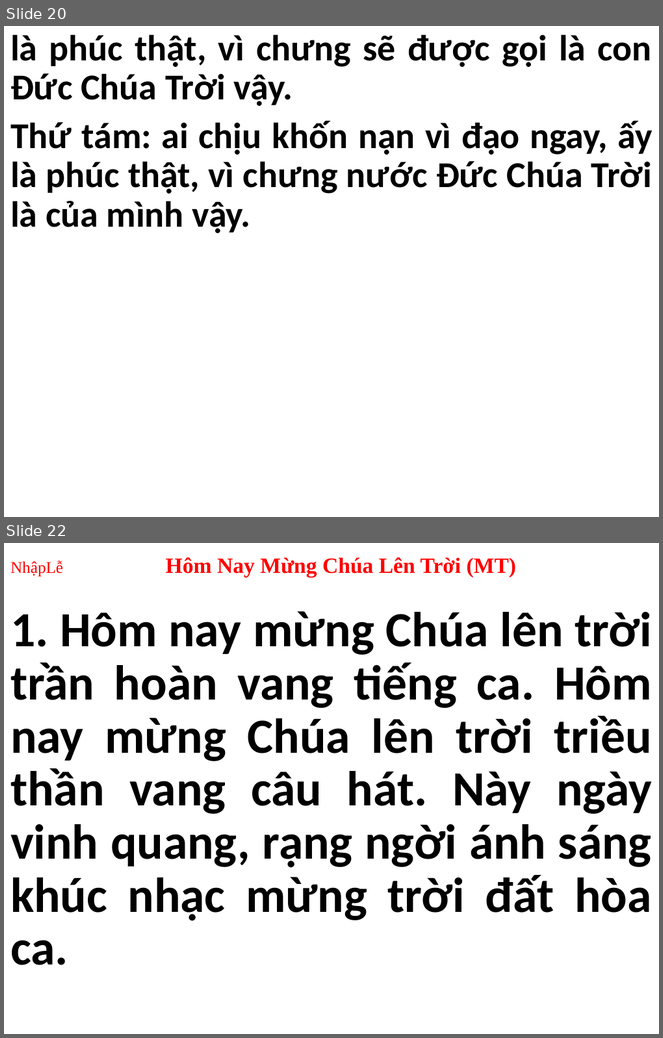
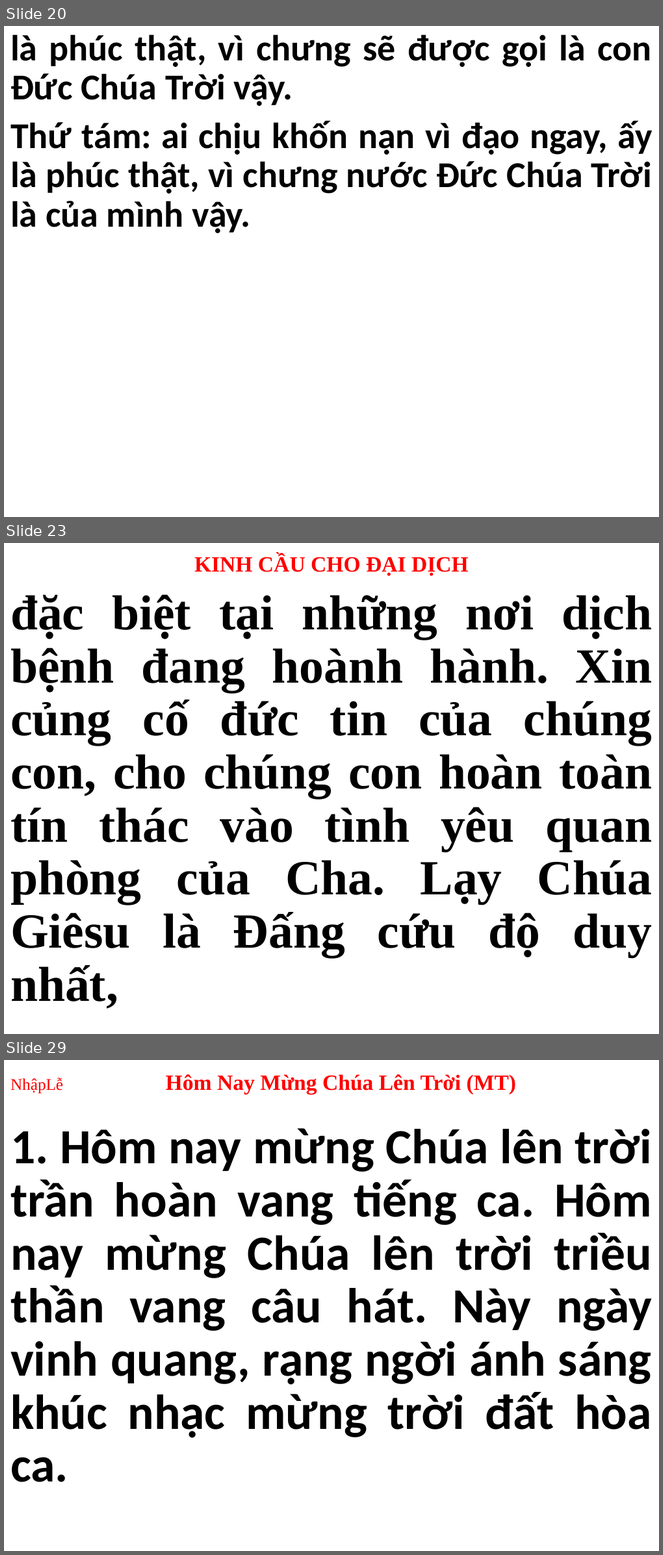
Before and after one commit to webfullstack99/usb-songs, a slide deck: CN.pptx. Shown one above the other, each under a label of ours: slides 20 and 22 before the commit, slides 20, 23 and 29 after it; the slides between them are not shown. The pictures are 663x1038 and 663x1555 pixels, drawn with LibreOffice and Linux fonts; fonts in the diff are those of the drawing. Boxes give left, top, right and bottom in pixels: in the first picture for what was removed or moved away, otherwise in the second. Text is boxed around its words. In the diff, an @@ line names an element or a change of style, - is before the commit and + after.

```diff
--- a/CN.pptx
+++ b/CN.pptx
@@ slide 23 added at (4, 543, 659, 1034), background #FFFFFF @@
@@ title added at (194, 554, 469, 575), 24 pt, text #FF0000, bold @@
+KINH CẦU CHO ĐẠI DỊCH
@@ subtitle added at (10, 594, 653, 1009), 54 pt, text #000000, bold @@
+đặc biệt tại những nơi dịch bệnh đang hoành hành. Xin củng cố đức tin của chúng con, cho chúng con hoàn toàn tín thác vào tình yêu quan phòng của Cha. Lạy Chúa Giêsu là Đấng cứu độ duy nhất,
@@ what was slide 22 is now slide 29 @@
```
Also in this commit, not shown: 2 slides changed, 6 other slides added, 3 other files.
